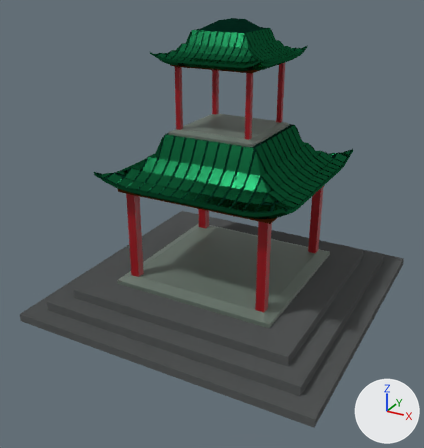
The Blender file pagoda.blend, before and after one commit.
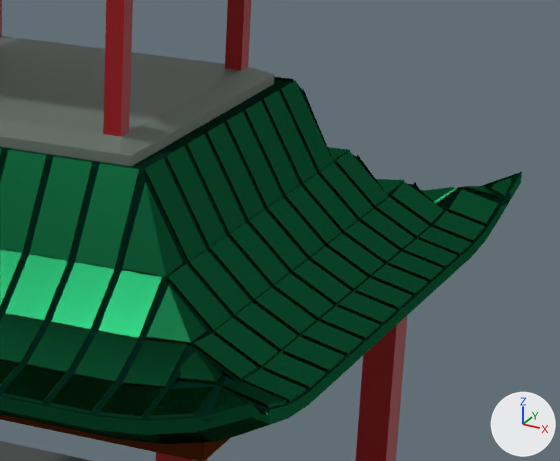
The first picture shows the older version from a camera (50 mm lens) standing at (48.0, -94.2, 60.5) and looking at (-0.9, -5.3, 16.0). The close-ups show both versions on the part from 51% to 86% of the width and 23% to 50% of the height of that picture. The axes (+X, +Y, +Z) are drawn at lower right. The lights are the same throughout.
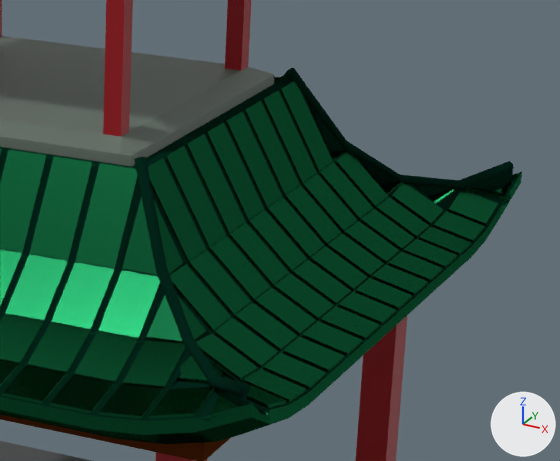
The change, as a list of edits to the scene's bpy script:
```text
Add me_cylinder_002:
    me_cylinder_002.from_pydata(...)  # 1872 vertices, 1608 faces; spans x -70.0..116.0, y -37.0..126.0, z -4.0..10.0
    me_cylinder_002.polygons.foreach_set('use_smooth', [True] * 1608)
    me_cylinder_002.materials.append(mat_roof_002)  # black #04271c
Add ob_cylinder_002:
    ob_cylinder_002 = bpy.data.objects.new('Cylinder.002', me_cylinder_002)
    ob_cylinder_002.location = (9.52, 9.5, 31.48)
    ob_cylinder_002.rotation_euler = (-0.579, 0.222, 2.718)  # degrees (-33, 13, 156)
    ob_cylinder_002.scale = (0.246, 0.246, 2.78)
```

Boxes (x1, y1, x2, y2) around the edits, measured in the close-ups (560 x 461 px):
'Cylinder.002', added (black): after (134, 68, 514, 407)
